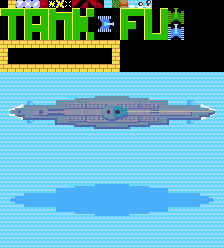
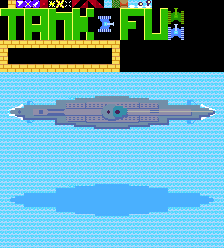
Layered file, before and after one edit (224x248). Changes by layer:
painted on "tiles.png" over [16, 0, 40, 8]
